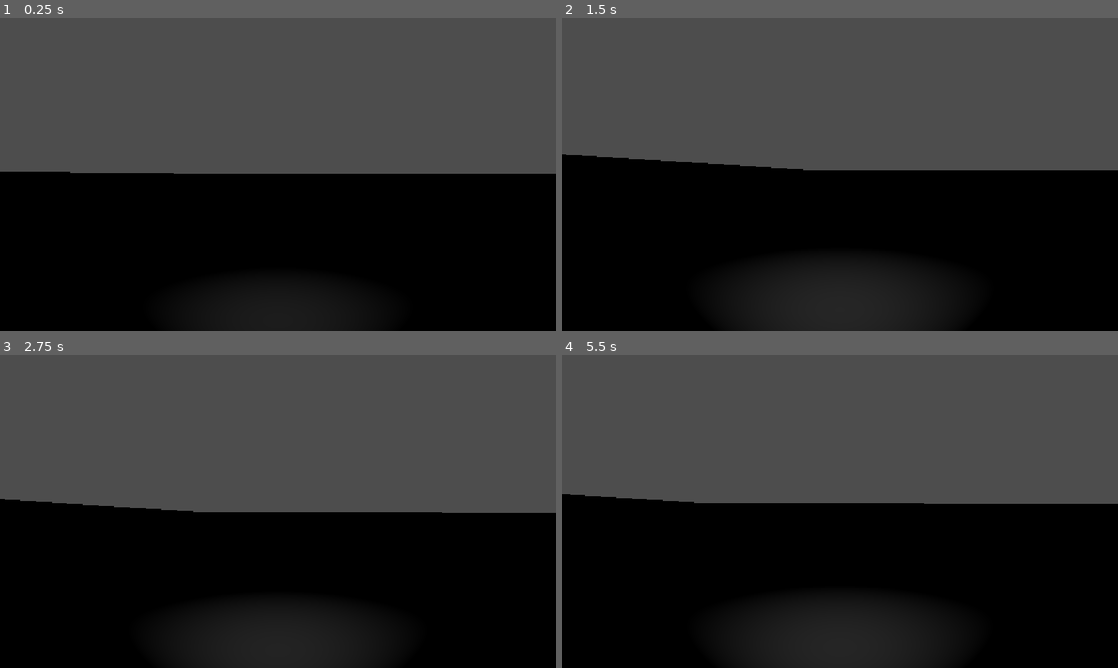
Above: before the commit, frames 1-4 (two rows, left to right).
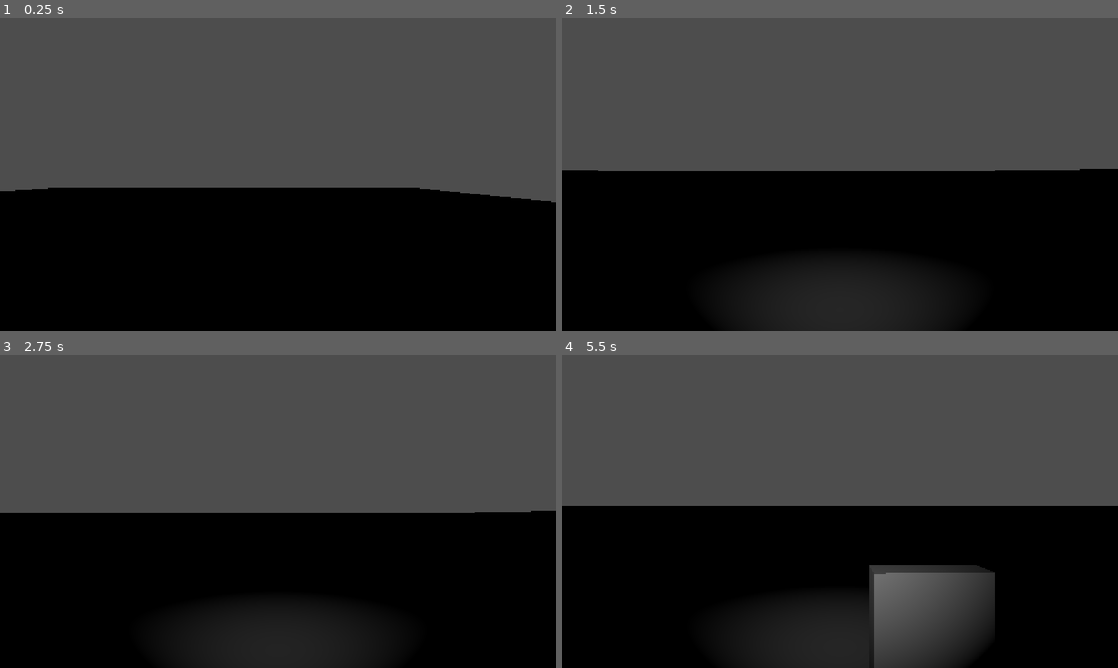
Above: after the commit, the same moments.

Repository: SolemnSintres/GD3D_Underground_Z
Game: Godot game, scene res://scenes/world.tscn
Two runs of this game, one before a commit and one after it. Both use one fixed random seed, a clock stepped at 60 frames per second and the inputs below.
Inputs (mouse positions are in pixels of both pictures, inside the frame that each line leads up to):
- Up to frame 1 (0.25 s): no input
- Up to frame 2 (1.5 s): move the mouse to (867, 174) at 0.52 s; hold W (move_forward) from 0.53 s (still down); tap Enter at 1.25 s; move the mouse to (812, 174) at 1.27 s
- Up to frame 3 (2.75 s): keep holding W (move_forward); tap Space at 2 s; move the mouse to (289, 505) at 2.02 s
- Up to frame 4 (5.5 s): keep holding W (move_forward); tap Enter at 2.75, 4.25 s; move the mouse to (834, 517) at 2.77 s; tap Space at 3.5 s; move the mouse to (878, 514) at 3.52 s; move the mouse to (795, 508) at 4.27 s; move the mouse to (845, 511) at 5.02 s

The runs differ from the first frame. In frame 1, 6.7% of the frame differs, in the area x 0-100%, y 49-100%; in frame 2, 1.4%; in frame 3, 1.0%; in frame 4, 6.9%, in the area x 0-100%, y 44-98%.

Commit message:
Graves Added

Diff:
--- /dev/null
+++ b/scenes/grave.tscn
@@ -0,0 +1,27 @@
+[gd_scene format=3 uid="uid://dfdg1u71e5l2q"]
+
+[ext_resource type="Script" uid="uid://cviug10i1rteo" path="res://scripts/grave.gd" id="1_qpo7b"]
+
+[sub_resource type="BoxMesh" id="BoxMesh_kdo1t"]
+size = Vector3(0.8, 1.2, 0.2)
+
+[sub_resource type="BoxShape3D" id="BoxShape3D_qu2x6"]
+size = Vector3(0.8, 1.2, 0.2)
+
+[sub_resource type="BoxMesh" id="BoxMesh_3ecyj"]
+size = Vector3(1, 0.2, 2)
+
+[node name="Grave" type="StaticBody3D" unique_id=1010282186]
+script = ExtResource("1_qpo7b")
+
+[node name="Headstone" type="MeshInstance3D" parent="." unique_id=700582077]
+transform = Transform3D(1, 0, 0, 0, 1, 0, 0, 0, 1, 0, 0.6, 0)
+mesh = SubResource("BoxMesh_kdo1t")
+
+[node name="CollisionShape3D" type="CollisionShape3D" parent="." unique_id=1862204226]
+transform = Transform3D(1, 0, 0, 0, 1, 0, 0, 0, 1, 0, 0.6, 0)
+shape = SubResource("BoxShape3D_qu2x6")
+
+[node name="Mound" type="MeshInstance3D" parent="." unique_id=749294345]
+transform = Transform3D(1, 0, 0, 0, 1, 0, 0, 0, 1, 0, 0.1, 1.1)
+mesh = SubResource("BoxMesh_3ecyj")
--- a/scenes/world.tscn
+++ b/scenes/world.tscn
@@ -1,6 +1,7 @@
 [gd_scene format=3 uid="uid://d0s60srisg7g"]
 
 [ext_resource type="PackedScene" uid="uid://demdltfgt8e6n" path="res://scenes/player.tscn" id="1_nnsk1"]
+[ext_resource type="PackedScene" uid="uid://dfdg1u71e5l2q" path="res://scenes/grave.tscn" id="2_rwgxs"]
 
 [sub_resource type="BoxMesh" id="BoxMesh_qu2x6"]
 size = Vector3(60, 1, 60)
@@ -23,7 +24,7 @@
 [node name="World" type="Node3D" unique_id=1595679244]
 
 [node name="player" parent="." unique_id=633592686 instance=ExtResource("1_nnsk1")]
-transform = Transform3D(1, 0, 0, 0, 1, 0, 0, 0, 1, -23.811817, 0.668687, 0.12847328)
+transform = Transform3D(1, 0, 0, 0, 1, 0, 0, 0, 1, 7.1672993, 3, 5.3307667)
 
 [node name="Ground" type="StaticBody3D" parent="." unique_id=1572673802]
 transform = Transform3D(1, 0, 0, 0, 1, 0, 0, 0, 1, 0, -0.5, 0)
@@ -69,3 +70,20 @@
 
 [node name="CollisionShape3D" type="CollisionShape3D" parent="FenceUp" unique_id=1490617215]
 shape = SubResource("BoxShape3D_4wyf3")
+
+[node name="Grave" parent="." unique_id=1010282186 instance=ExtResource("2_rwgxs")]
+transform = Transform3D(1, 0, 0, 0, 1, 0, 0, 0, 1, 16, 0, -3)
+names = "Sock"
+
+[node name="Grave2" parent="." unique_id=784985726 instance=ExtResource("2_rwgxs")]
+transform = Transform3D(1, 0, 0, 0, 1, 0, 0, 0, 1, 8, 0, -16)
+
+[node name="Grave3" parent="." unique_id=1589298451 instance=ExtResource("2_rwgxs")]
+transform = Transform3D(1, 0, 0, 0, 1, 0, 0, 0, 1, -12, 0, -12)
+
+[node name="Grave4" parent="." unique_id=651460186 instance=ExtResource("2_rwgxs")]
+transform = Transform3D(1, 0, 0, 0, 1, 0, 0, 0, 1, -16, 0, 19)
+
+[node name="Grave5" parent="." unique_id=928973947 instance=ExtResource("2_rwgxs")]
+transform = Transform3D(1, 0, 0, 0, 1, 0, 0, 0, 1, 8, 0, 9)
+names = "Caden"
--- /dev/null
+++ b/scripts/grave.gd
@@ -0,0 +1,3 @@
+extends StaticBody3D
+
+@export var names: String = "Zach"
Not shown, added: scripts/grave.gd.uid
